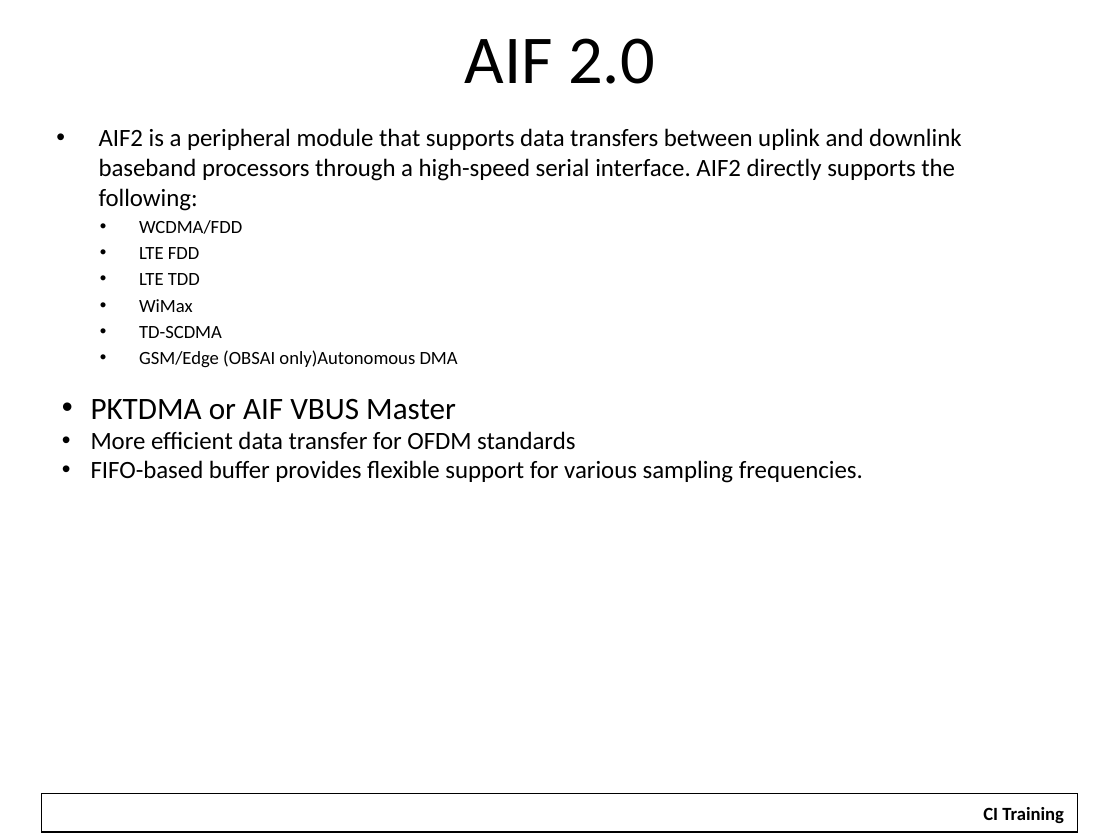
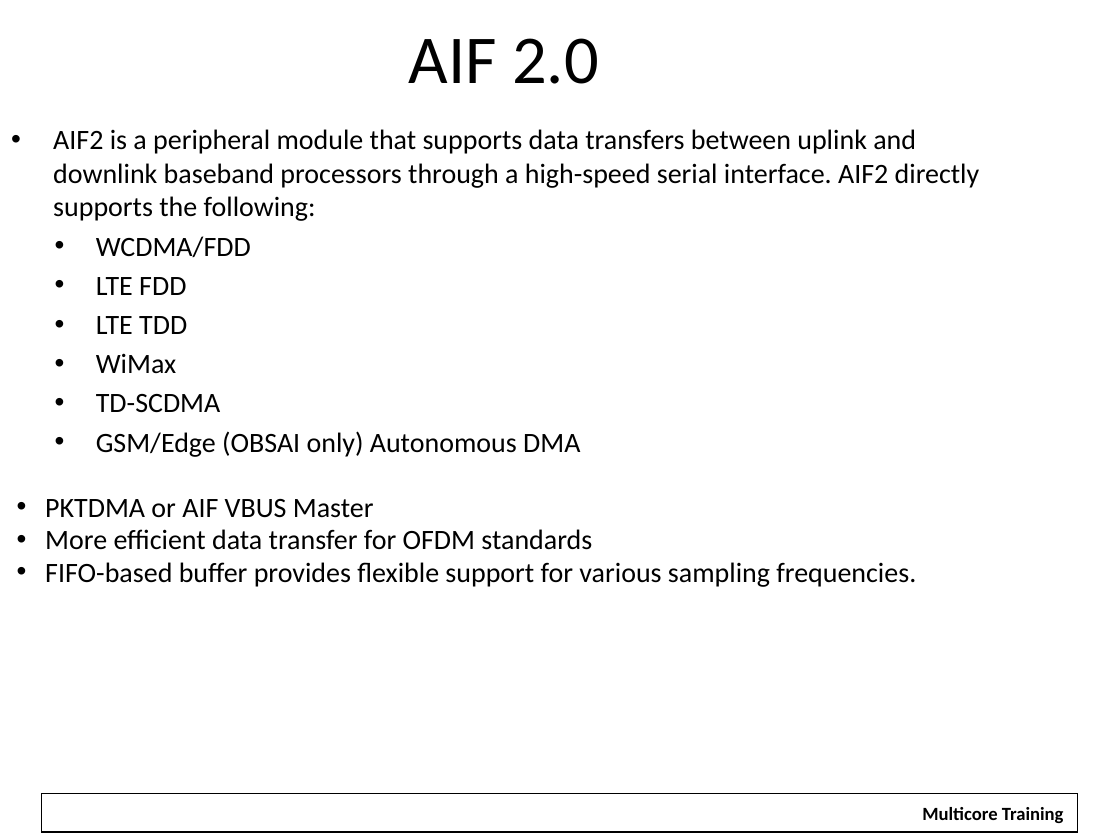
Before and after one commit to hari1989/keystone-workshop, a slide deck: slide 36 of slides/KeyStone Overview.pptx. Drawn at 1120x840 pixels with LibreOffice and Linux fonts; fonts in the diff are those of the drawing; background and template pictures are left out. Boxes give left, top, right and bottom in pixels: in the first picture for what was removed or moved away, otherwise in the second. Text is boxed around its words. In the diff, an @@ line names an element or a change of style, - is before the commit and + after.

Commit message:
Updates for Pittsburgh Training

```diff
--- a/slides/KeyStone Overview.pptx
+++ b/slides/KeyStone Overview.pptx
@@ title "AIF 2.0": place and size @@
-title "AIF 2.0" at [465,38,655,84]
+title "AIF 2.0" at [409,38,599,84]
@@ text "AIF2 is a peripheral module ...": place and size @@
-text "AIF2 is a peripheral module ..." at [91,128,961,483]
+text "AIF2 is a peripheral module ..." at [45,129,980,587]
@@ text at [45,129,980,587]: size 16 to 18 pt in "AIF2 is a peripheral module that supports ...", "More efficient data transfer for OFDM standards", "FIFO-based buffer provides flexible support for various ..."; size 12 to 18 pt in "WCDMA/FDD", "LTE FDD", "LTE TDD", "WiMax" and 1 more places; size 20 to 18 pt in "PKTDMA or AIF VBUS Master"; more space between paragraphs @@
@@ text at [96,431,580,457]: text changed; size 12 to 18 pt @@
-  • GSM/Edge (OBSAI only)Autonomous DMA
+  • GSM/Edge (OBSAI only) Autonomous DMA
@@ text at [922,807,1064,823]: text changed @@
-CI Training
+Multicore Training
```
Also in this commit, not shown: 64 other slides changed, 20 other files.
